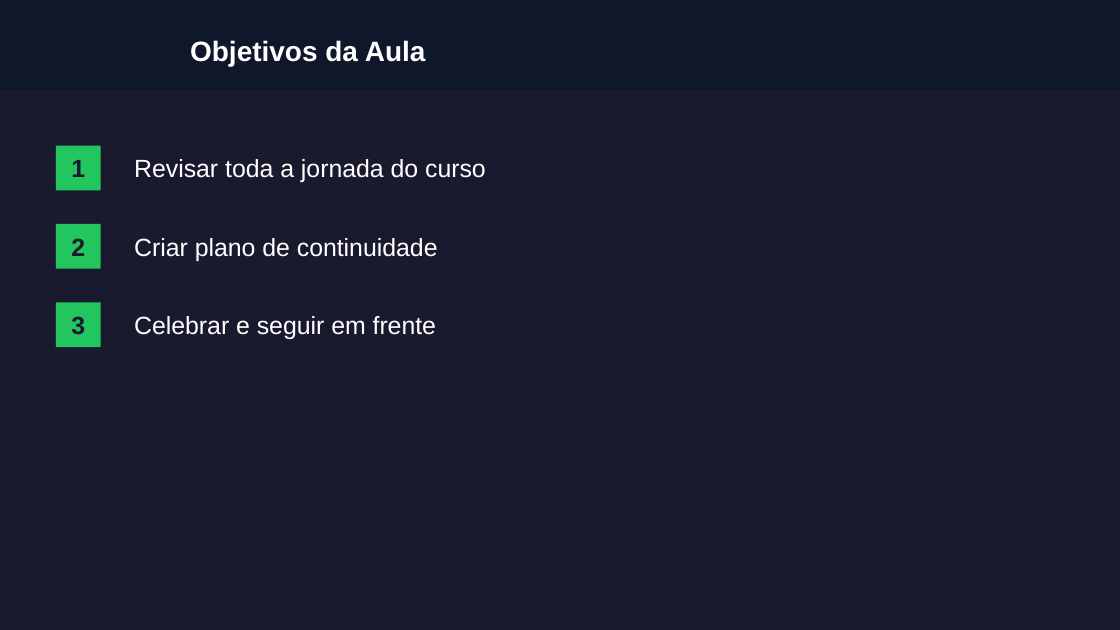
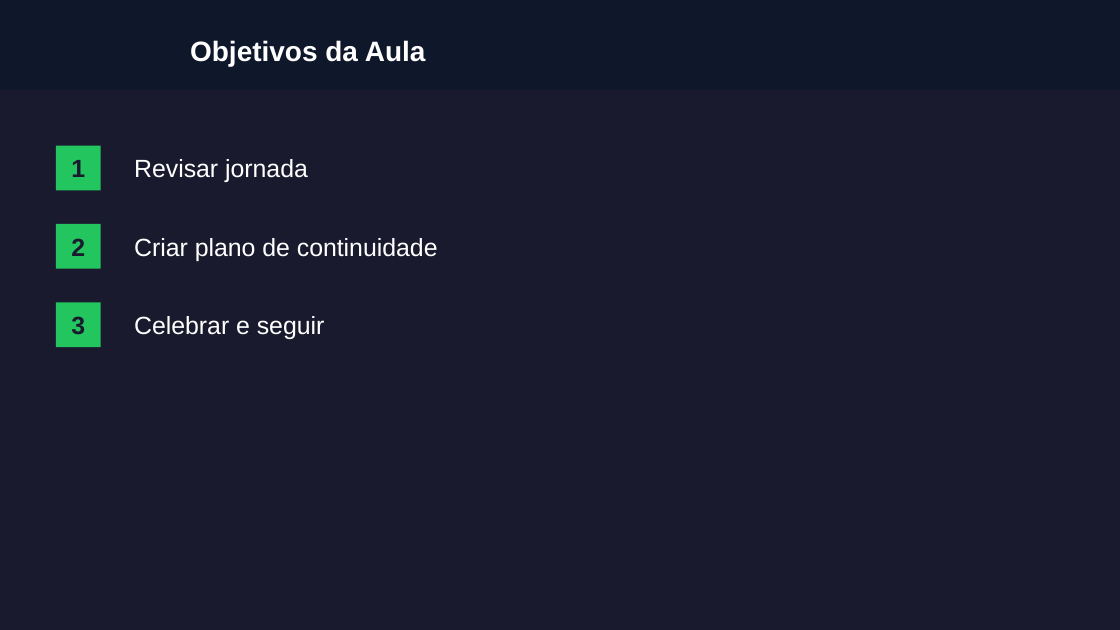
Before and after one commit to almirmeira/educa-com-talento, a slide deck: slide 2 of apresentacoes/foco-produtividade/aula-30-encerramento.pptx. Drawn at 1120x630 pixels with LibreOffice and Linux fonts; fonts in the diff are those of the drawing; grey boxes stand for pictures; background and template pictures are left out. Boxes give left, top, right and bottom in pixels: in the first picture for what was removed or moved away, otherwise in the second. Text is boxed around its words. In the diff, an @@ line names an element or a change of style, - is before the commit and + after.

```diff
--- a/apresentacoes/foco-produtividade/aula-30-encerramento.pptx
+++ b/apresentacoes/foco-produtividade/aula-30-encerramento.pptx
@@ text at (x1=134, y1=159, x2=308, y2=182): text changed @@
-Revisar toda a jornada do curso
+Revisar jornada
@@ text at (x1=134, y1=316, x2=325, y2=339): text changed @@
-Celebrar e seguir em frente
+Celebrar e seguir
```
Also in this commit, not shown: 7 other slides changed, 27 other files.
